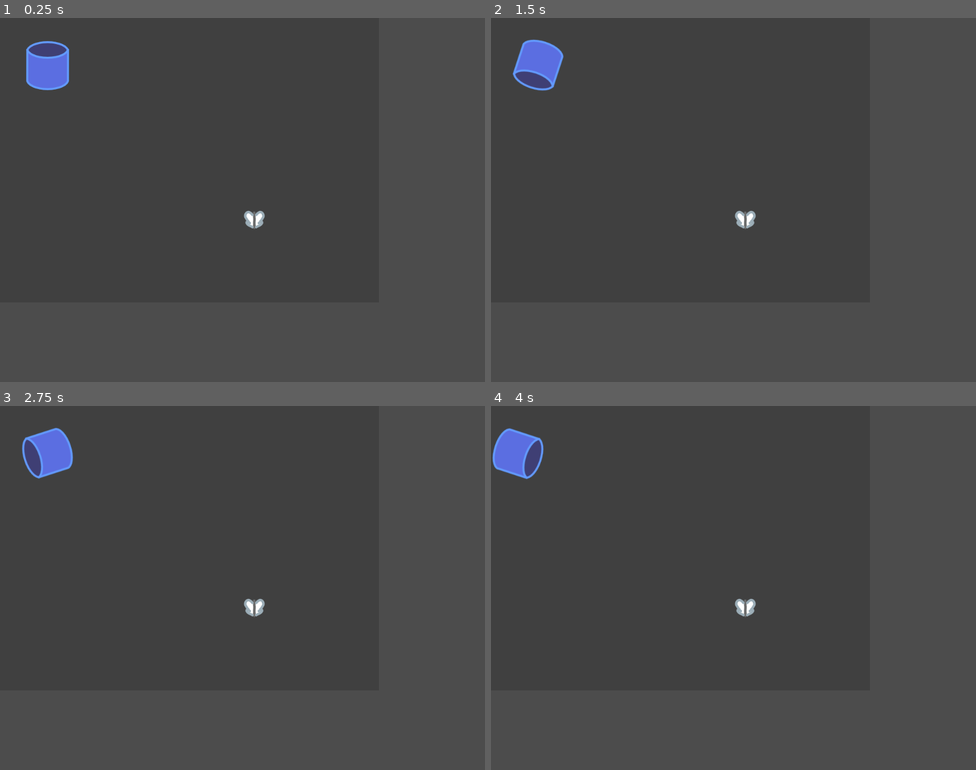
Above: before the commit, frames 1-4 (two rows, left to right).
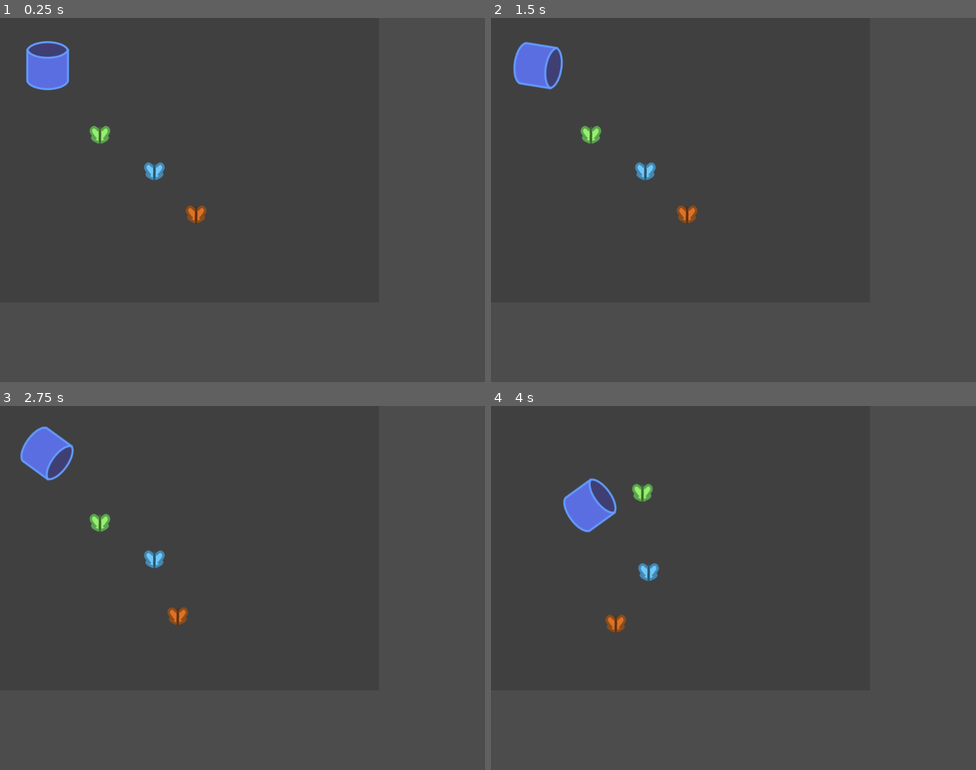
Above: after the commit, the same moments.

Repository: broquaint/eggjam20
Game: Godot game, scene res://scenes/MaintainHydroponics.tscn
The game is run twice, just before and just after one commit, with the same random seed, the same clock (stepped at 60 frames per second) and the same inputs. This scene is started directly instead of the project's main scene.
Inputs:
- Up to frame 1 (0.25 s): no input
- Up to frame 2 (1.5 s): tap Enter (ui_accept) at 0.5, 0.77 s; hold Right (move_right) 0.53-1.28 s; hold Left (move_left) from 1.28 s (still down)
- Up to frame 3 (2.75 s): tap Enter (ui_accept) at 1.52 s; release Left (move_left) at 2.03 s; hold Right (move_right) from 2.03 s (still down)
- Up to frame 4 (4 s): release Right (move_right) at 2.78 s; hold Up (move_up) 2.78-3.53 s; tap Enter (ui_accept) at 3.02, 3.77 s; hold Left (move_left) from 3.53 s (still down)

The runs differ from the first frame. In frame 1, 0.7% of the frame differs, in the area x 18-55%, y 29-58%; in frame 2, 1.4%; in frame 3, 1.5%; in frame 4, 2.9%, in the area x 0-55%, y 6-63%.

Commit message:
Add butterfly catching mechanic
It couldn't be simpler really.

Diff:
--- a/project.godot
+++ b/project.godot
@@ -9,12 +9,18 @@
 config_version=4
 
 _global_script_classes=[ {
+"base": "RigidBody2D",
+"class": "Butterfly",
+"language": "GDScript",
+"path": "res://scripts/Butterfly.gd"
+}, {
 "base": "CheckBox",
 "class": "JobButton",
 "language": "GDScript",
 "path": "res://scripts/JobButton.gd"
 } ]
 _global_script_class_icons={
+"Butterfly": "",
 "JobButton": ""
 }
 
--- a/scenes/Butterfly.tscn
+++ b/scenes/Butterfly.tscn
@@ -1,10 +1,14 @@
-[gd_scene load_steps=3 format=2]
+[gd_scene load_steps=4 format=2]
 
 [ext_resource path="res://assets/images/butterfly.png" type="Texture" id=1]
 [ext_resource path="res://scripts/Butterfly.gd" type="Script" id=2]
 
+[sub_resource type="PhysicsMaterial" id=1]
+bounce = 0.5
+
 [node name="Butterfly" type="RigidBody2D"]
 mass = 0.1
+physics_material_override = SubResource( 1 )
 gravity_scale = 0.0
 script = ExtResource( 2 )
 __meta__ = {
@@ -14,10 +18,15 @@
 [node name="Sprite" type="Sprite" parent="."]
 texture = ExtResource( 1 )
 
-[node name="CollisionPolygon2D" type="CollisionPolygon2D" parent="."]
+[node name="Collision" type="CollisionPolygon2D" parent="."]
 position = Vector2( -0.5, -0.999999 )
 scale = Vector2( 2.25, 2 )
 polygon = PoolVector2Array( -6.44444, -10, -9.55556, -5.5, -7.77778, 5, -2, 9.5, 2.44444, 9.5, 8.66667, 5.5, 10.4444, -4.5, 7.77778, -10 )
 
 [node name="Move" type="Timer" parent="."]
 one_shot = true
+
+[node name="EscapeWindow" type="Timer" parent="."]
+one_shot = true
+
+[node name="Shrink" type="Tween" parent="."]
--- a/scenes/MaintainHydroponics.tscn
+++ b/scenes/MaintainHydroponics.tscn
@@ -26,9 +26,12 @@
 "_edit_group_": true
 }
 
-[node name="Area2D" type="Area2D" parent="NetForButterflies"]
+[node name="Catchment" type="Area2D" parent="NetForButterflies"]
+space_override = 3
+gravity_point = true
+linear_damp = 1.0
 
-[node name="CollisionPolygon2D" type="CollisionPolygon2D" parent="NetForButterflies/Area2D"]
+[node name="CollisionPolygon2D" type="CollisionPolygon2D" parent="NetForButterflies/Catchment"]
 position = Vector2( 0.499998, -32 )
 scale = Vector2( 3.95, 1.5 )
 polygon = PoolVector2Array( -10, -0.666666, -8.98734, 3.33333, -3.67089, 8, -2.1519, 9.33333, 1.89873, 9.33333, 3.67089, 8.66667, 7.72152, 5.33333, 10.2532, 0, 7.46835, -6, 2.91139, -9.33333, -2.91139, -9.33333, -7.72152, -6 )
--- a/scripts/Butterfly.gd
+++ b/scripts/Butterfly.gd
@@ -1,10 +1,22 @@
+class_name Butterfly
+
 extends RigidBody2D
 
+const COLOURS = [
+	Color('#df7126'),
+	Color('#dc6ea5'),
+	Color('#6ec8fa'),
+	Color('#96f06e')
+]
+
 func _ready():
-	$Move.wait_time = 1.0 + (3.0 * randf())
+	$Sprite.modulate = COLOURS[randi() % COLOURS.size()]
+	$Move.wait_time = 0.5 + (3.0 * randf())
 	$Move.start()
 
 func _process(_delta):
 	if $Move.is_stopped():
-		apply_central_impulse(Vector2(randi() % 10, randi() % 10))
+		var fx = randi() % 15 * (-1 if randi() % 2 == 0 else 1)
+		var fy = randi() % 15 * (-1 if randi() % 2 == 0 else 1)
+		apply_central_impulse(Vector2(fx, fy))
 		$Move.start()
--- a/scripts/Game.gd
+++ b/scripts/Game.gd
@@ -7,6 +7,8 @@
 var day : int = 24
 
 func _ready():
+	randomize()
+
 	connect("clock_tick", $UI/Status, "update_clock")
 	connect("calendar_update", $UI/Status, "update_date")
 	connect("clock_tick", $UI/Measures, "tick_update_measures")
--- a/scripts/MaintainHydroponics.gd
+++ b/scripts/MaintainHydroponics.gd
@@ -1,7 +1,40 @@
 extends Node2D
 
+onready var butterfly_scene = preload("res://scenes/Butterfly.tscn")
+
+var butterflies = []
+
 func _ready():
+	remove_child($Butterfly)
+	for i in range(1, 4):
+		var bf = butterfly_scene.instance()
+		bf.get_node("EscapeWindow").connect("timeout", self, "caught_butterfly", [bf])
+		bf.position = Vector2((i+1) * 100 + randi() % 50, (i+1) * 100 + randi() % 50)
+		add_child(bf)
+		butterflies.append(bf)
+
 	$NetForButterflies.position = Vector2(100, 100)
+	$NetForButterflies/Catchment.connect("body_entered", self, "catching_butterfly")
+	$NetForButterflies/Catchment.connect("body_exited", self, "losing_butterfly")
 
-func _process(delta):
-	pass
+func catching_butterfly(butterfly):
+	if not(butterfly is Butterfly):
+		return
+	butterfly.get_node('EscapeWindow').start()
+
+func losing_butterfly(butterfly):
+	if not(butterfly is Butterfly):
+		return
+	butterfly.get_node('EscapeWindow').stop()
+
+func caught_butterfly(butterfly):
+	butterfly.get_node('Collision').disabled = true
+	var sprite = butterfly.get_node('Sprite')
+	var sb : Tween = butterfly.get_node('Shrink')
+	sb.interpolate_property(
+		sprite, 'scale', sprite.scale, Vector2.ZERO, 0.5, Tween.TRANS_EXPO, Tween.EASE_IN
+	)
+	sb.start()
+	yield(sb, "tween_completed")
+	butterflies.erase(butterfly)
+	butterfly.queue_free()
--- a/scripts/NetForButterflies.gd
+++ b/scripts/NetForButterflies.gd
@@ -1,8 +1,8 @@
 extends KinematicBody2D
 
-const THRUST : float = 12.0
+const THRUST : float = 6.0
 const MAX_SPEED : float = 200.0
-const ROTATION_SPEED : float = 6.0 * 60
+const ROTATION_SPEED : float = 3.0 * 60
 
 var velocity : Vector2
 
@@ -25,11 +25,14 @@
 		velocity += acceleration
 
 	# dampen a bit
-	velocity *= 0.98
+	velocity *= 0.985
 
 	# cap speed
 	if velocity.length() > MAX_SPEED:
 		velocity = velocity.normalized() * MAX_SPEED
 		# velocity vector is added to position in BaseObject.gd
 
-	velocity = move_and_slide(velocity)
+#	velocity = move_and_slide(velocity)
+	var collision = move_and_collide(velocity * delta)
+	if collision:
+		velocity = velocity.bounce(collision.normal)
